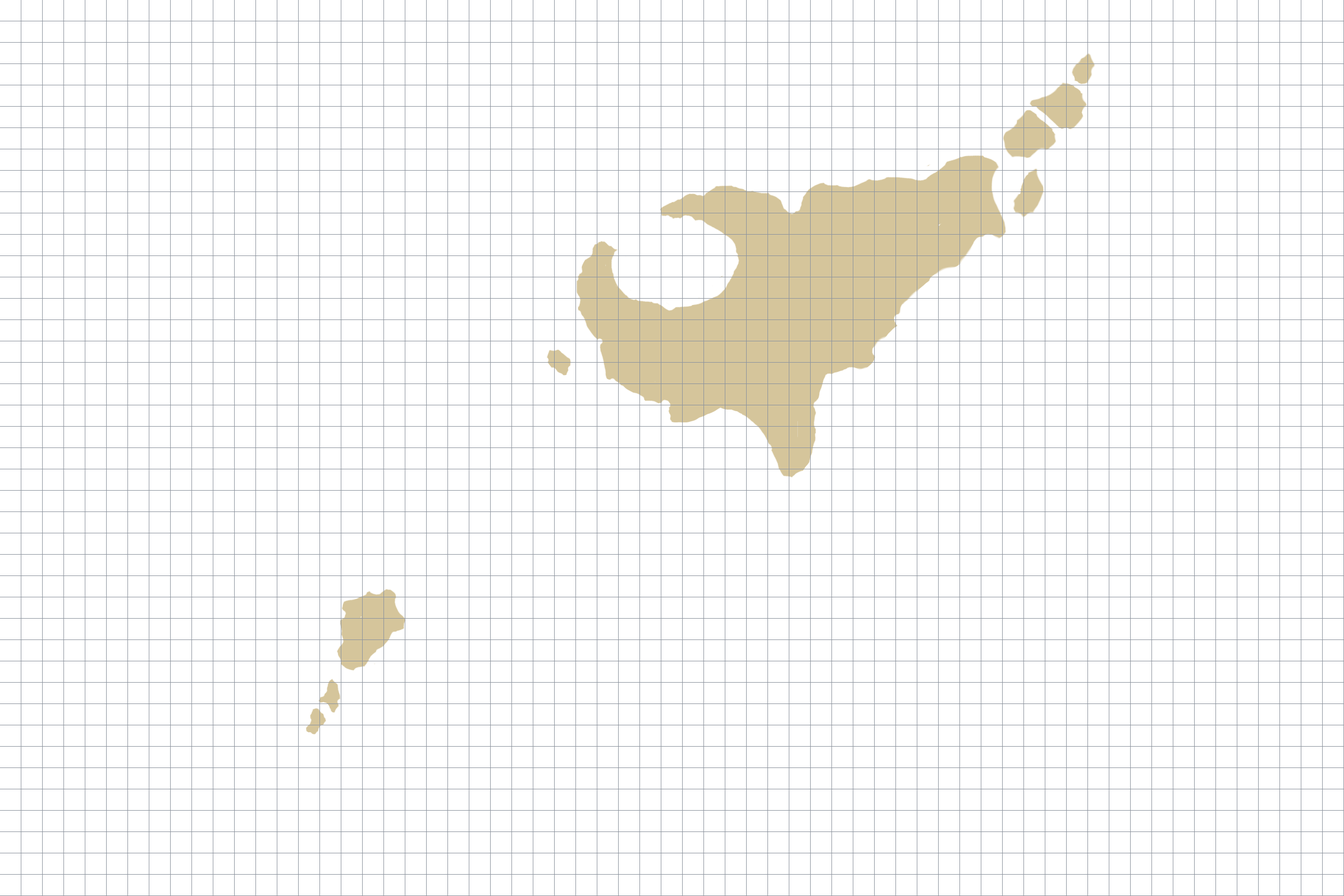
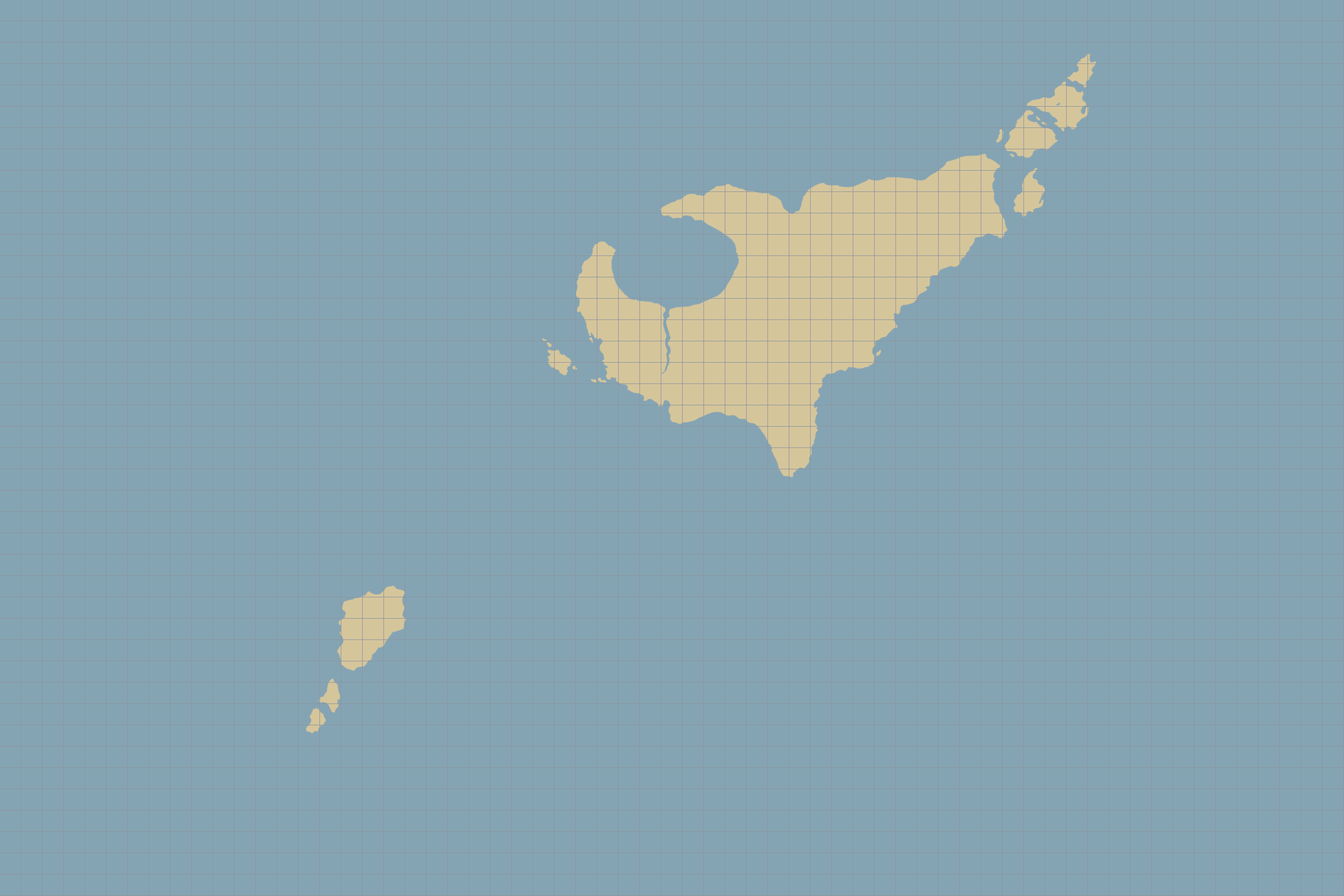
Layers edited between the first and the second 1344 x 896 image:
painted on "Grid" over [0, 0, 1343, 896]
painted on "Landmass" over [272, 34, 1127, 751]
showed "Water", painted on it over [0, 0, 1343, 896]
